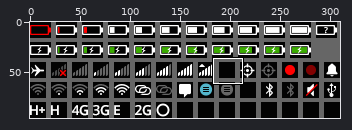
File history of a sprite sheet, apps/system/style/statusbar/images/icons.png. Above: a wide view before the commit, with the close-up outlined.
Close-up. Old version:
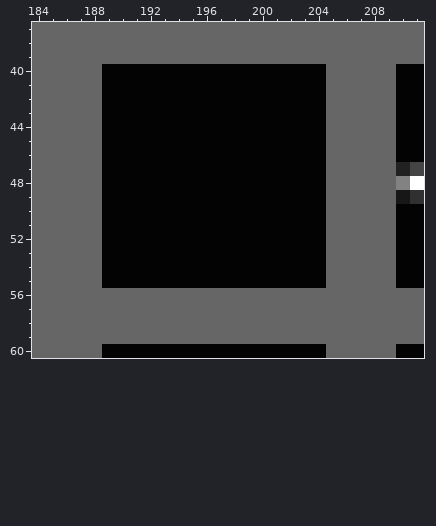
The file is 310x96 pixels. Colours within 5 levels of each other are drawn and written as one. Shown: x 184..211, y 37..60.
Once edited:
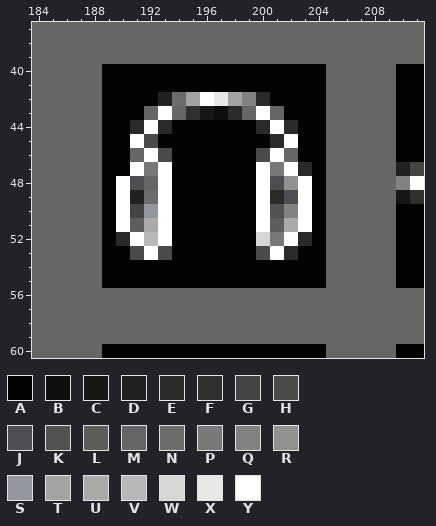
Palette (. is transparent): A #030303  B #0f0f0f  C #171717  D #212121  E #2a2a2a  F #303030  G #444444fe  H #4b4b4bfe  J #4c4e51  K #525252  L #5d5d5d  M #666666  N #6c6c6c  P #787878  Q #828282fe  R #919191  S #94969e  T #a3a3a3  U #aaaaaa  V #b8b8b8  W #d7d7d7  X #e8e8e8  Y #fffffffe
The exact change:
{"y":42,"x":193,"old":"AAAAAAAA","new":"DNTYXTQE"}
{"y":43,"x":192,"old":"AAAAAAAAAA","new":"MYMFCBEMYM"}
{"y":44,"x":191,"old":"AAA","new":"EYE"}
{"y":44,"x":200,"old":"AAA","new":"EYE"}
{"y":45,"x":191,"old":"AA","new":"YH"}
{"y":45,"x":201,"old":"AA","new":"EY"}
{"y":46,"x":191,"old":"AAA","new":"MYH"}
{"y":46,"x":200,"old":"AAA","new":"HYM"}
{"y":47,"x":191,"old":"AAA","new":"YPY"}
{"y":47,"x":200,"old":"AAAA","new":"YPYE"}
{"y":48,"x":190,"old":"AAAA","new":"YJMY"}
{"y":48,"x":200,"old":"AAAA","new":"YJRY"}
{"y":49,"x":190,"old":"AAAA","new":"YDNY"}
{"y":49,"x":200,"old":"AAAA","new":"YEJY"}
{"y":50,"x":190,"old":"AAAA","new":"YGSY"}
{"y":50,"x":200,"old":"AAAA","new":"YKQY"}
{"y":51,"x":190,"old":"AAAA","new":"YLUY"}
{"y":51,"x":200,"old":"AAAA","new":"YLUY"}
{"y":52,"x":190,"old":"AAAA","new":"EYVY"}
{"y":52,"x":200,"old":"AAAA","new":"WPYE"}
{"y":53,"x":191,"old":"AAA","new":"HYH"}
{"y":53,"x":200,"old":"AAA","new":"HYE"}
{"label":"changed","picture_box":[116,92,312,260]}
